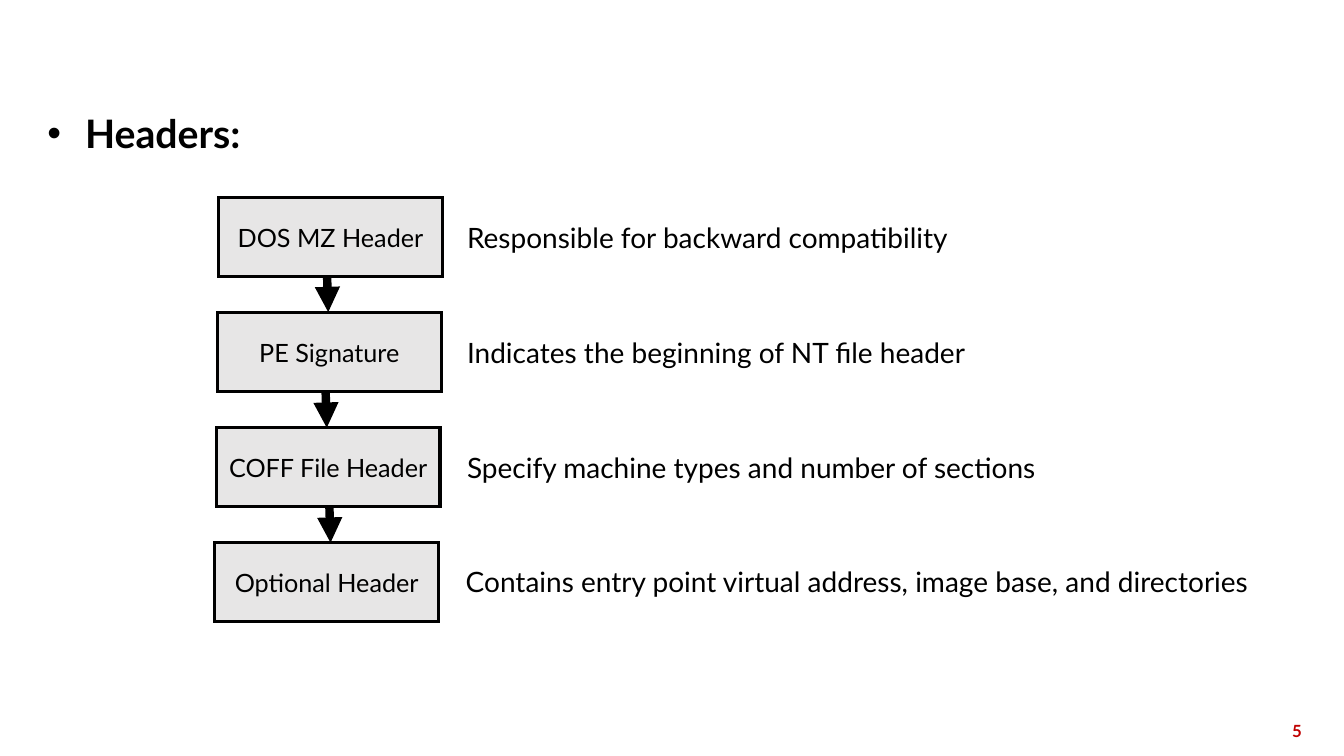
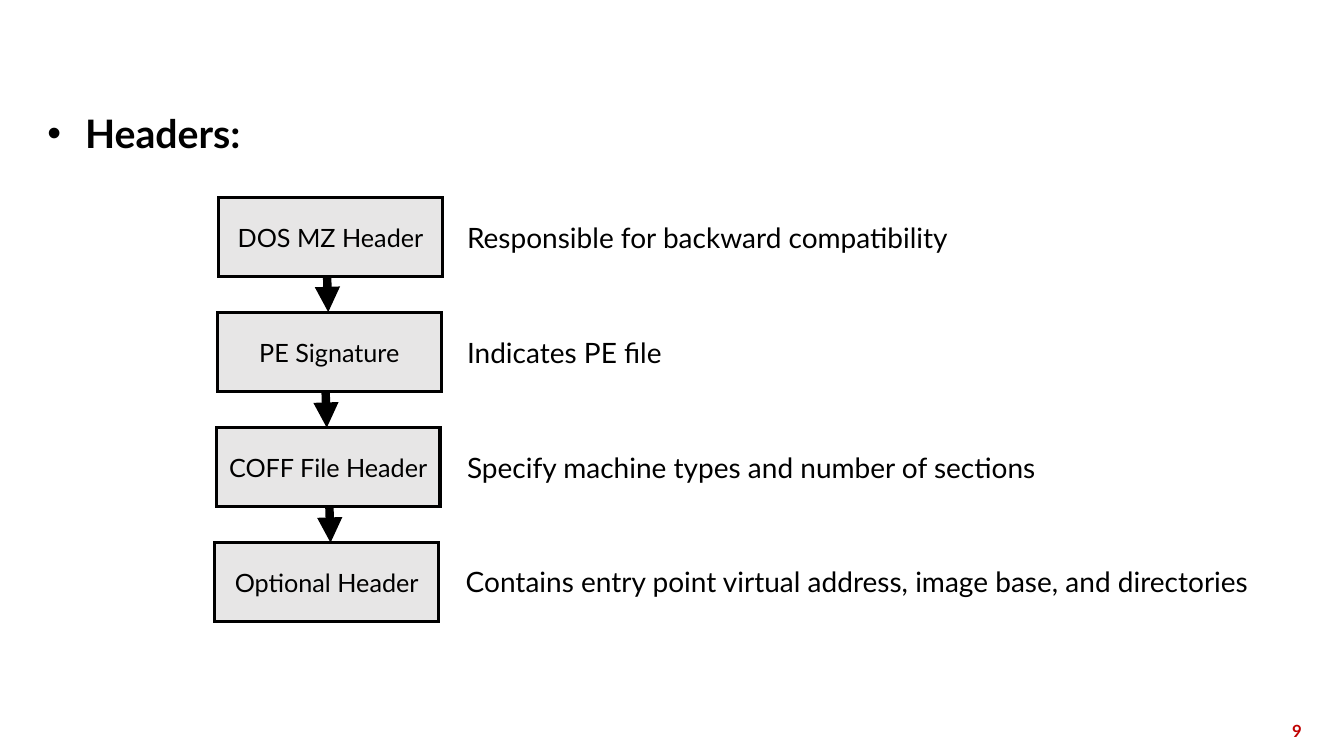
Before and after one commit to CrossXma/Project_I.20252, a slide deck: slide 9 of report/Slide.pptx (slide 5 before the commit). Drawn at 1344x756 pixels with LibreOffice and Linux fonts; fonts in the diff are those of the drawing; background and template pictures are left out. Boxes give left, top, right and bottom in pixels: in the first picture for what was removed or moved away, otherwise in the second. Text is boxed around its words. In the diff, an @@ line names an element or a change of style, - is before the commit and + after.

Commit message:
Slide

```diff
--- a/report/Slide.pptx
+++ b/report/Slide.pptx
@@ text at [467, 342, 661, 364]: text changed @@
-Indicates the beginning of NT file header
+Indicates PE file
@@ page number at [1292, 724, 1302, 737]: text changed @@
-5
+9
```
Also in this commit, not shown: 1 other slide changed, 4 slides added, 2 other files.
